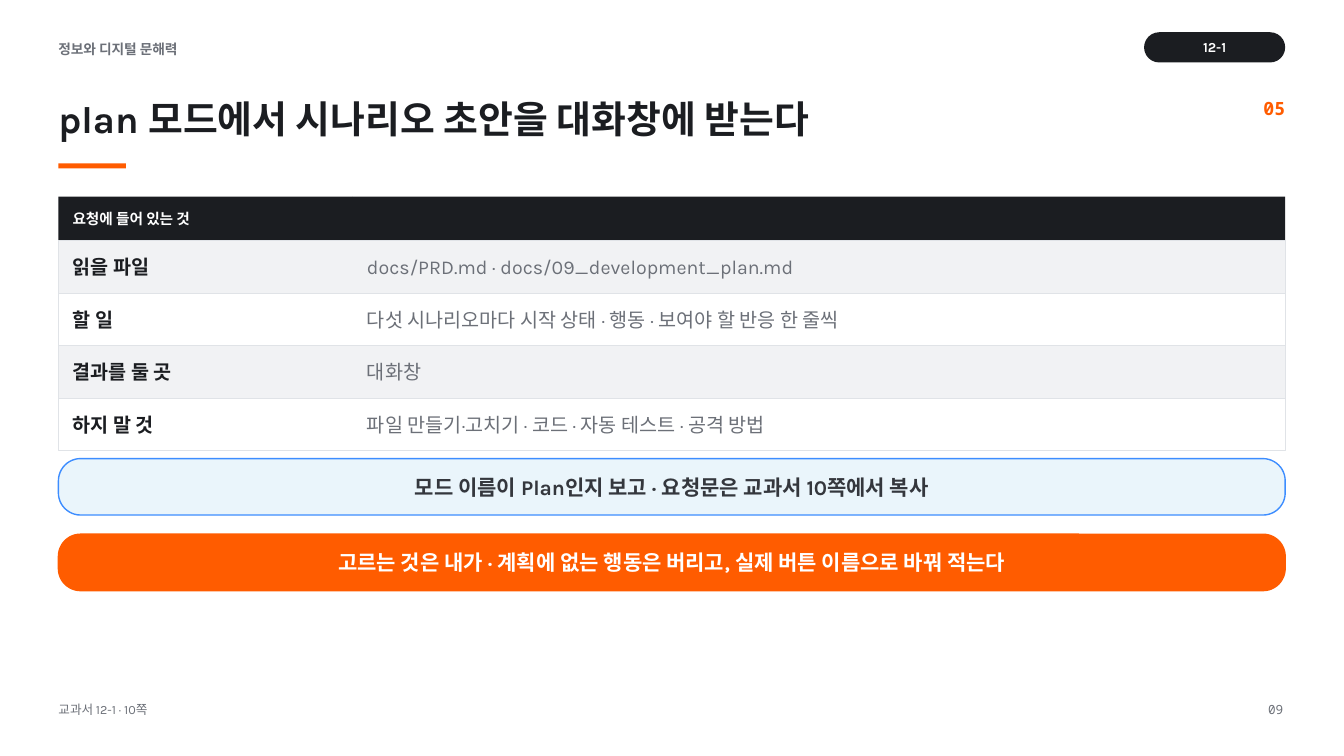
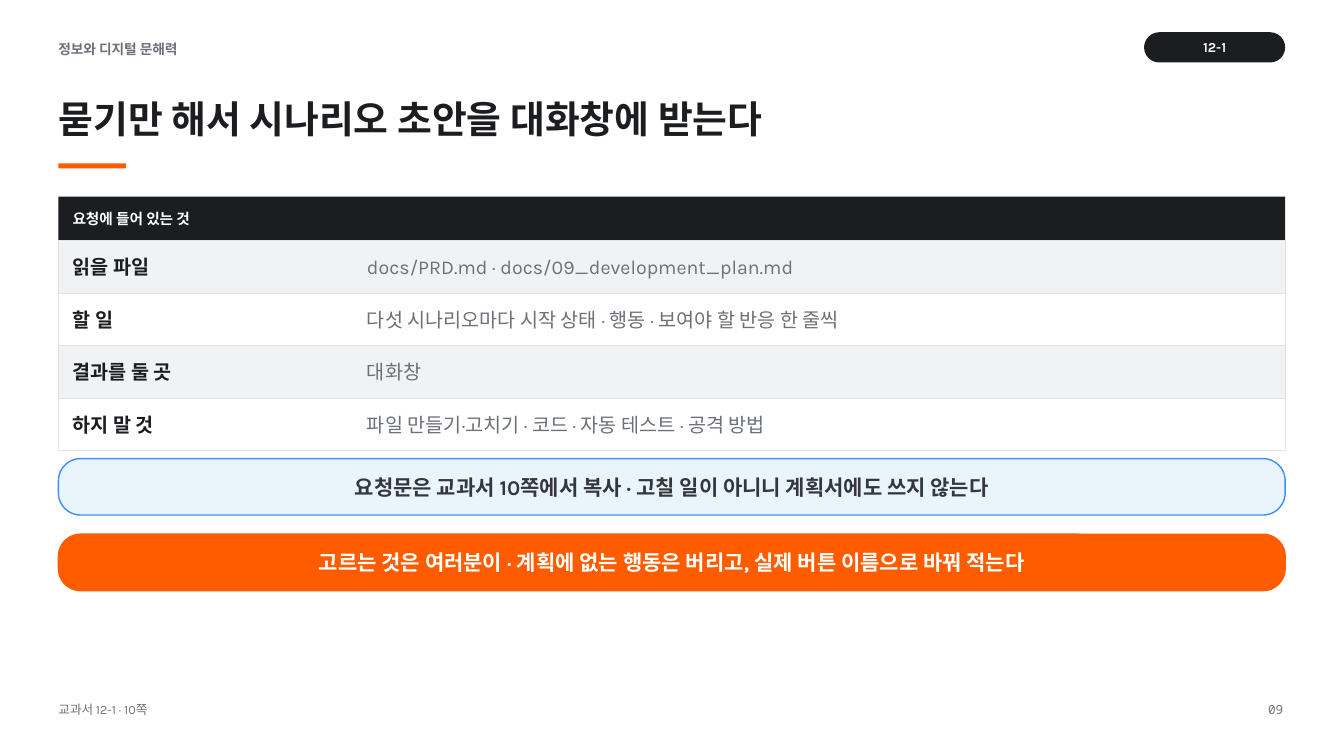
Before and after one commit to vcl-korea/2026-2nd-semester__jdh, a slide deck: slide 9 of 12/ppt/12-1_사용자_흐름으로_서비스_테스트하기.pptx. Drawn at 1344x756 pixels with LibreOffice and Linux fonts; fonts in the diff are those of the drawing. Boxes give left, top, right and bottom in pixels: in the first picture for what was removed or moved away, otherwise in the second. Text is boxed around its words. In the diff, an @@ line names an element or a change of style, - is before the commit and + after.

```diff
--- a/12/ppt/12-1_사용자_흐름으로_서비스_테스트하기.pptx
+++ b/12/ppt/12-1_사용자_흐름으로_서비스_테스트하기.pptx
@@ text at (58, 101, 762, 137): text changed @@
-plan 모드에서 시나리오 초안을 대화창에 받는다
+묻기만 해서 시나리오 초안을 대화창에 받는다
@@ text removed at (1263, 102, 1285, 115) @@
-05
@@ text at (355, 477, 989, 497): text changed @@
-모드 이름이 Plan인지 보고 · 요청문은 교과서 10쪽에서 복사
+요청문은 교과서 10쪽에서 복사 · 고칠 일이 아니니 계획서에도 쓰지 않는다
@@ text at (319, 552, 1025, 573): text changed @@
-고르는 것은 내가 · 계획에 없는 행동은 버리고, 실제 버튼 이름으로 바꿔 적는다
+고르는 것은 여러분이 · 계획에 없는 행동은 버리고, 실제 버튼 이름으로 바꿔 적는다
```
Also in this commit, not shown: 13 other slides changed, 57 other files.
